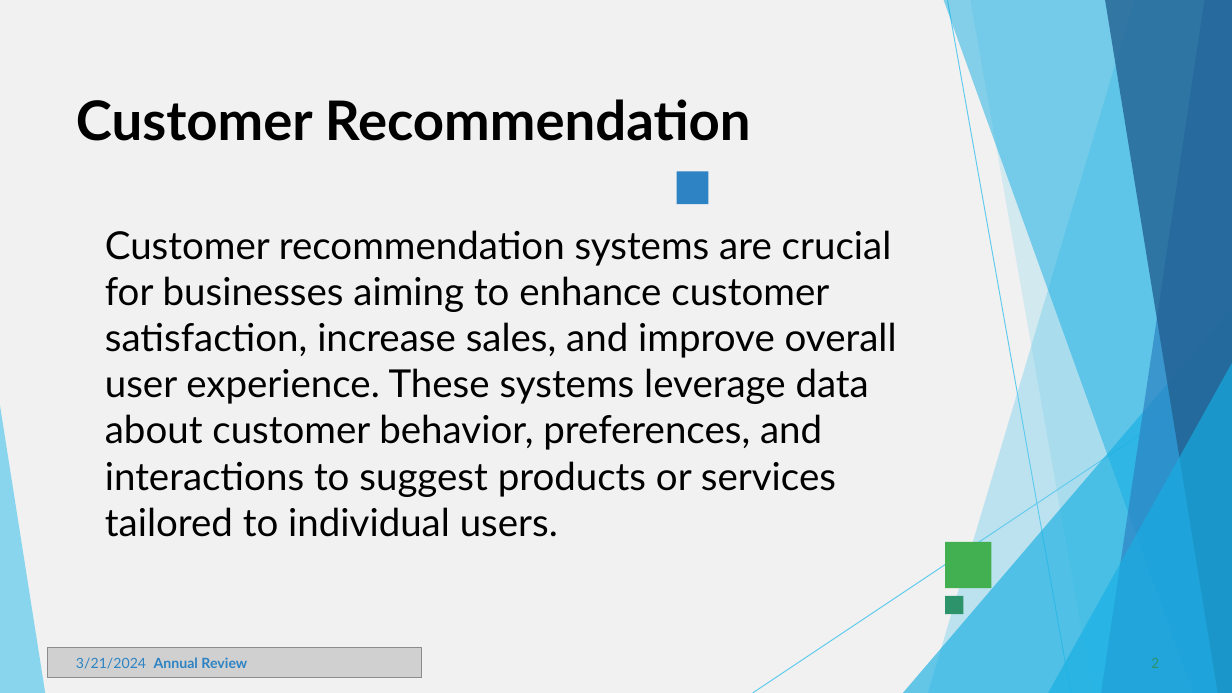
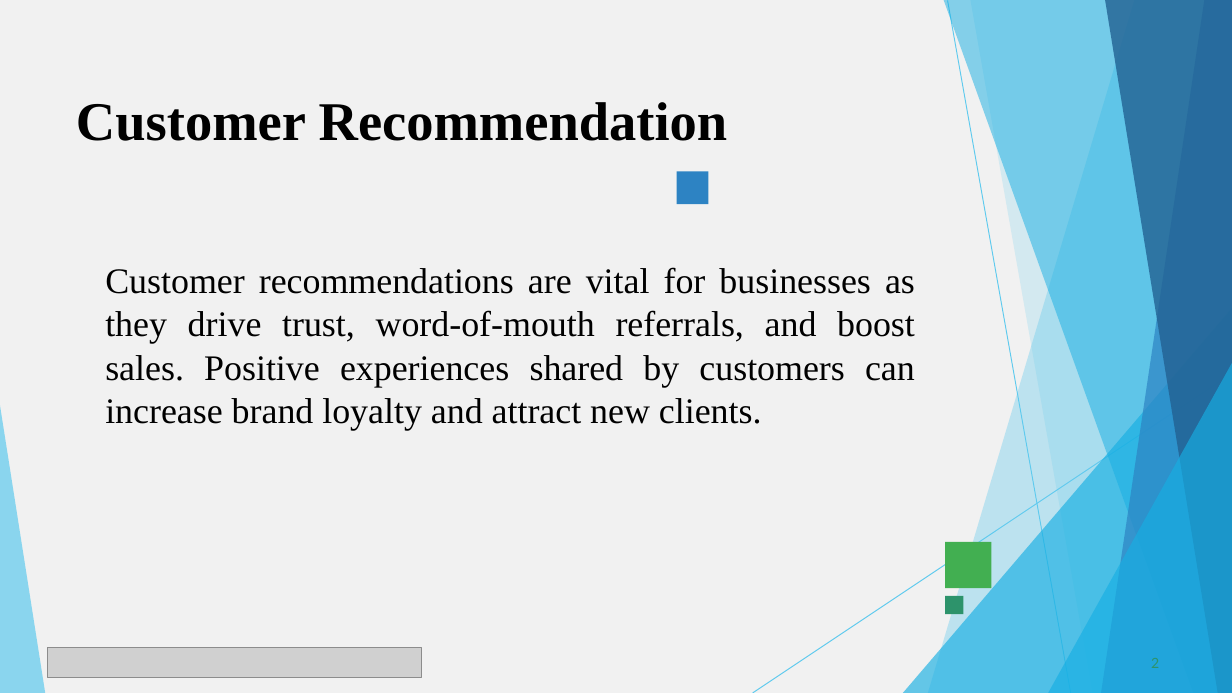
Before and after one commit to Venotha-2004/Naanmuthalvan, a slide deck: slide 2 of CUSTOMER_RECOMMENDATIONS.pptx. Drawn at 1232x693 pixels with LibreOffice and Linux fonts; fonts in the diff are those of the drawing; grey boxes stand for pictures. Boxes give left, top, right and bottom in pixels: in the first picture for what was removed or moved away, otherwise in the second. Text is boxed around its words. In the diff, an @@ line names an element or a change of style, - is before the commit and + after.

```diff
--- a/CUSTOMER_RECOMMENDATIONS.pptx
+++ b/CUSTOMER_RECOMMENDATIONS.pptx
@@ title "Customer Recommendation" at [76, 102, 728, 141]: font Lato to Times New Roman @@
@@ text at [105, 267, 915, 430]: text changed; size 30 to 28 pt; font Lato to Times New Roman @@
-Customer recommendation systems are crucial for businesses aiming to enhance customer satisfaction, increase sales, and improve overall user experience. These systems leverage data about customer behavior, preferences, and interactions to suggest products or services tailored to individual users.
+Customer recommendations are vital for businesses as they drive trust, word-of-mouth referrals, and boost sales. Positive experiences shared by customers can increase brand loyalty and attract new clients.
@@ text removed at [76, 657, 247, 669] @@
-3/21/2024 Annual Review
```
Also in this commit, not shown: 7 other slides changed, 2 slides added, 2 slides removed.
